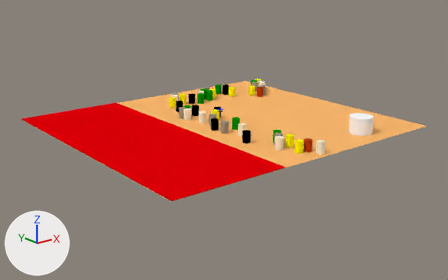
Renders of the Blender file res/map2.blend from each side of a commit.
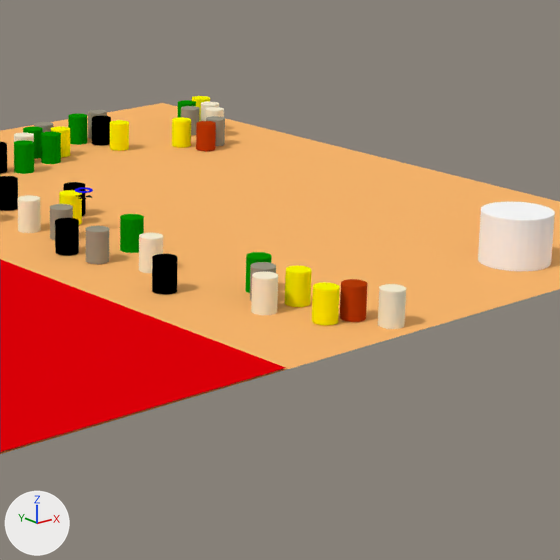
Each version is shown from a 50 mm lens placed at (-6.76, -8.56, 3.08), pointed at (-0.89, -1.22, 0.14), then close up on the part from 43% to 84% of the width and 17% to 82% of the height. Arrows for +X, +Y and +Z are at lower left; the lights stay in place.

Names of what the first close-up shows: '_Floor', '_OutOfBounds', '_base_pos', 'chrome_barrel.004', 'chrome_barrel.006', 'green_barrel.007', 'grey_barrel.002', 'grey_barrel.005', 'grey_barrel.009', 'rusty_barrel', 'silver_barrel.001', 'silver_barrel.006', 'yellow_barrel.006', 'yellow_barrel.008'.
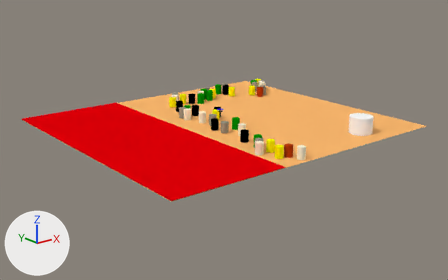
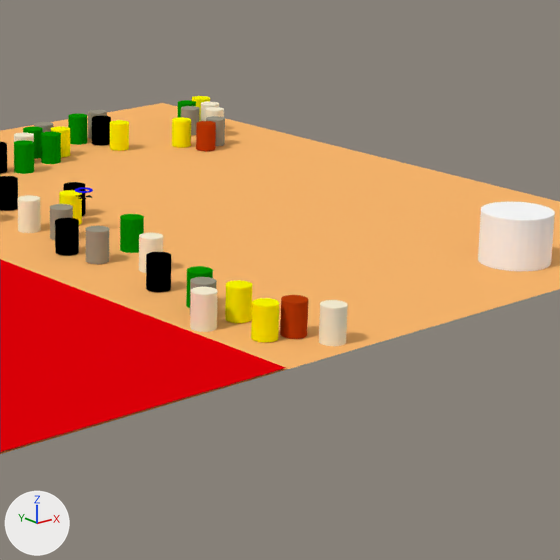
Commit message: Updated barrel locations to account for door

Where the change shows, as pixel boxes [x1, y1, x2, y2] in the close-ups (560 x 560 px):
'grey_barrel.009', moved
    before: [378, 284, 406, 329]
    after: [319, 300, 348, 346]
'grey_barrel.005', moved
    before: [251, 271, 278, 315]
    after: [190, 287, 218, 332]
'yellow_barrel.008', moved
    before: [312, 282, 340, 325]
    after: [251, 298, 279, 342]
'rusty_barrel', moved
    before: [340, 279, 368, 322]
    after: [280, 295, 308, 339]
'yellow_barrel.006', moved
    before: [285, 266, 312, 307]
    after: [225, 280, 252, 323]
'chrome_barrel.004', moved
    before: [152, 254, 178, 294]
    after: [146, 252, 171, 292]
'green_barrel.007', moved
    before: [245, 252, 272, 293]
    after: [186, 266, 213, 308]
'silver_barrel.001', moved
    before: [250, 262, 276, 301]
    after: [190, 277, 217, 306]

The edits, one by one:
Object 'green_barrel.007' (ob_green_barrel_007) moves from (0.0, -1.5, 0.098) to (-0.42, -1.5, 0.098).
Object 'grey_barrel.005' (ob_grey_barrel_005) moves from (-0.22, -1.78, 0.098) to (-0.64, -1.78, 0.098).
Object 'grey_barrel.009' (ob_grey_barrel_009) moves from (0.13, -2.34, 0.098) to (-0.29, -2.34, 0.098).
Object 'silver_barrel.001' (ob_silver_barrel_001) moves from (-0.1, -1.64, 0.098) to (-0.52, -1.64, 0.098).
Object 'chrome_barrel.004' (ob_chrome_barrel_004) moves from (-0.4, -1.2, 0.098) to (-0.4, -1.15, 0.098).
Object 'rusty_barrel' (ob_rusty_barrel) moves from (0.05, -2.15, 0.098) to (-0.37, -2.15, 0.098).
Object 'yellow_barrel.006' (ob_yellow_barrel_006) moves from (0.0, -1.8, 0.098) to (-0.42, -1.8, 0.098).
Object 'yellow_barrel.008' (ob_yellow_barrel_008) moves from (-0.1, -2.1, 0.098) to (-0.52, -2.1, 0.098).
